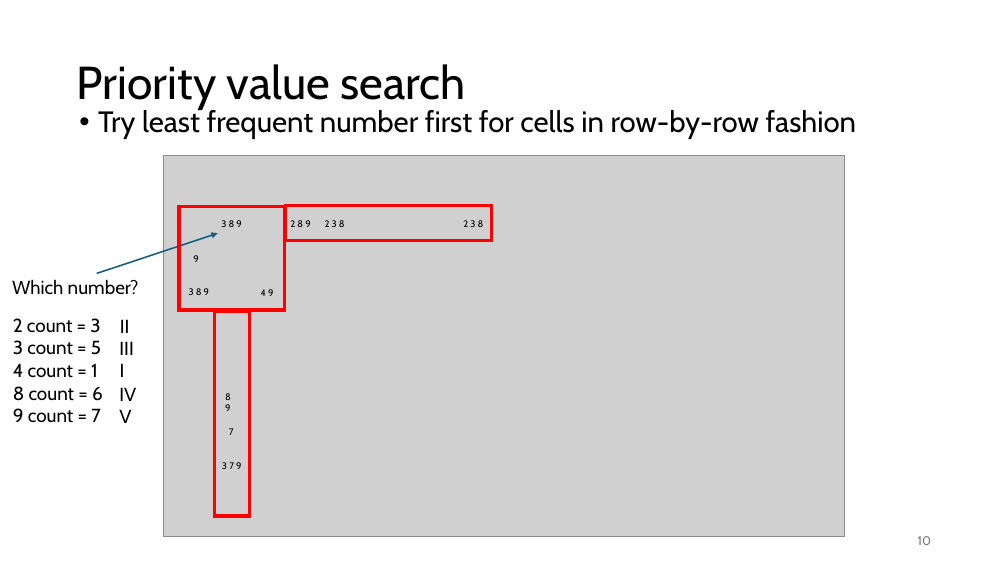
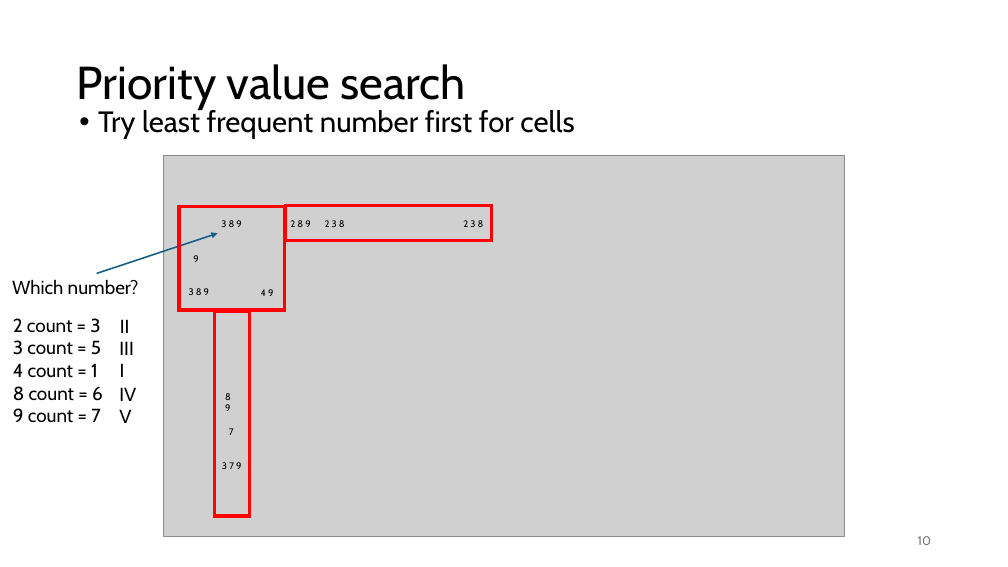
Before and after one commit to MarvinYyrike/sudoku_DFS_solver, a slide deck: slide 10 of Sudoku Solver.pptx. Drawn at 1008x567 pixels with LibreOffice and Linux fonts; fonts in the diff are those of the drawing; grey boxes stand for pictures. Boxes give left, top, right and bottom in pixels: in the first picture for what was removed or moved away, otherwise in the second. Text is boxed around its words. In the diff, an @@ line names an element or a change of style, - is before the commit and + after.

Commit message:
ppt

```diff
--- a/Sudoku Solver.pptx
+++ b/Sudoku Solver.pptx
@@ text at (98,107,574,139): text changed @@
-• Try least frequent number first for cells in row-by-row fashion
+• Try least frequent number first for cells
```
Also in this commit, not shown: 1 other slide changed.
